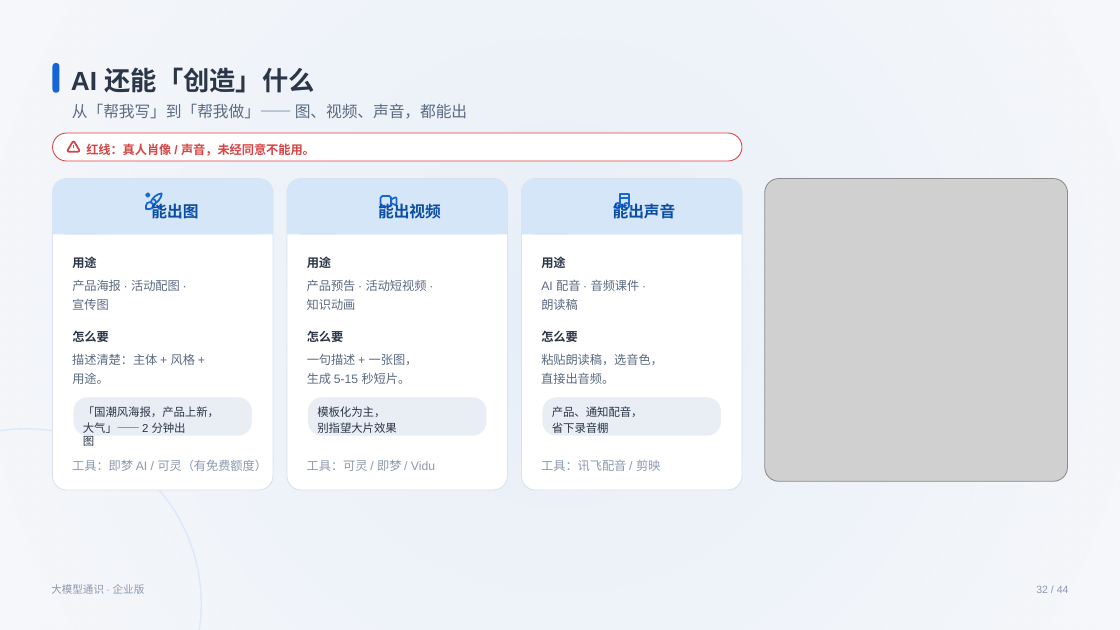
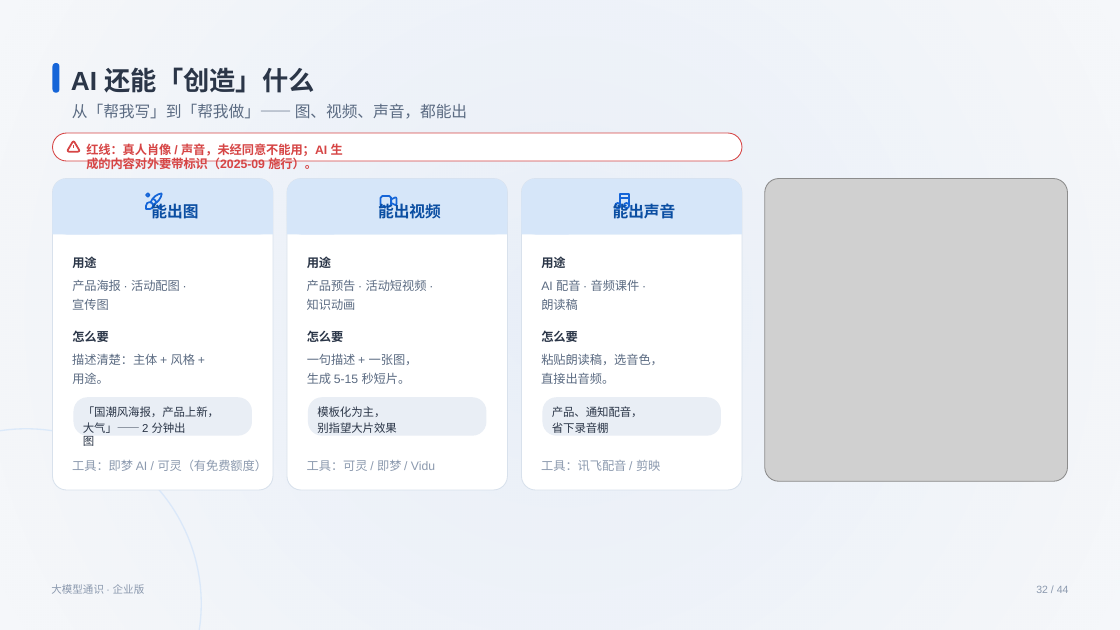
Before and after one commit to swift3000/qiyepinpeixun, a slide deck: slide 32 of 企业AI培训_交付包/初级课程_完整交付包/03_PPT课件/通用基础_PPT1_v3.pptx. Drawn at 1120x630 pixels with LibreOffice and Linux fonts; fonts in the diff are those of the drawing; grey boxes stand for pictures. Boxes give left, top, right and bottom in pixels: in the first picture for what was removed or moved away, otherwise in the second. Text is boxed around its words. In the diff, an @@ line names an element or a change of style, - is before the commit and + after.

```diff
--- a/企业AI培训_交付包/初级课程_完整交付包/03_PPT课件/通用基础_PPT1_v3.pptx
+++ b/企业AI培训_交付包/初级课程_完整交付包/03_PPT课件/通用基础_PPT1_v3.pptx
@@ text at (x1=86, y1=143, x2=343, y2=169): text changed @@
-红线：真人肖像 / 声音，未经同意不能用。
+红线：真人肖像 / 声音，未经同意不能用；AI 生成的内容对外要带标识（2025-09 施行）。
```
Also in this commit, not shown: 3 other files.
